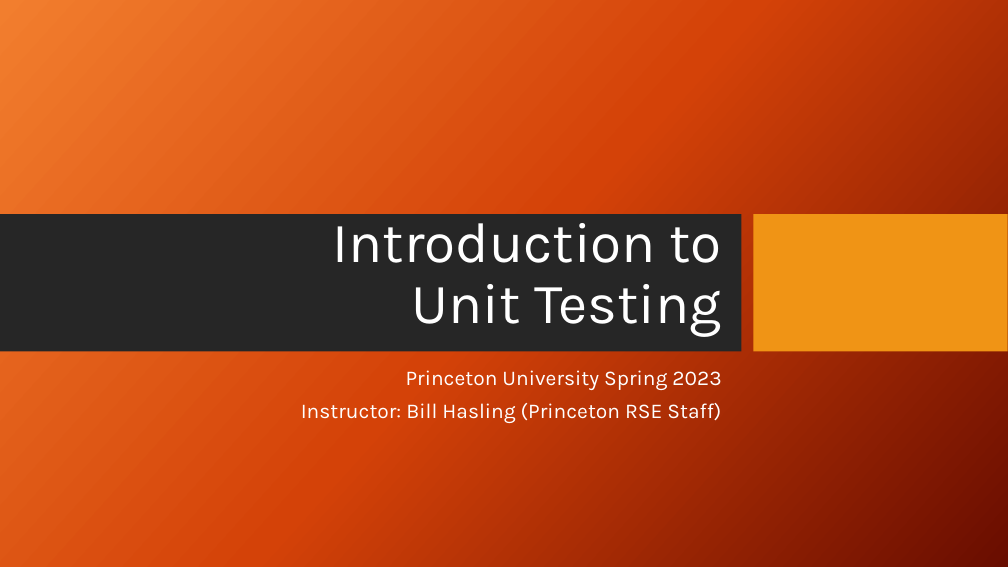
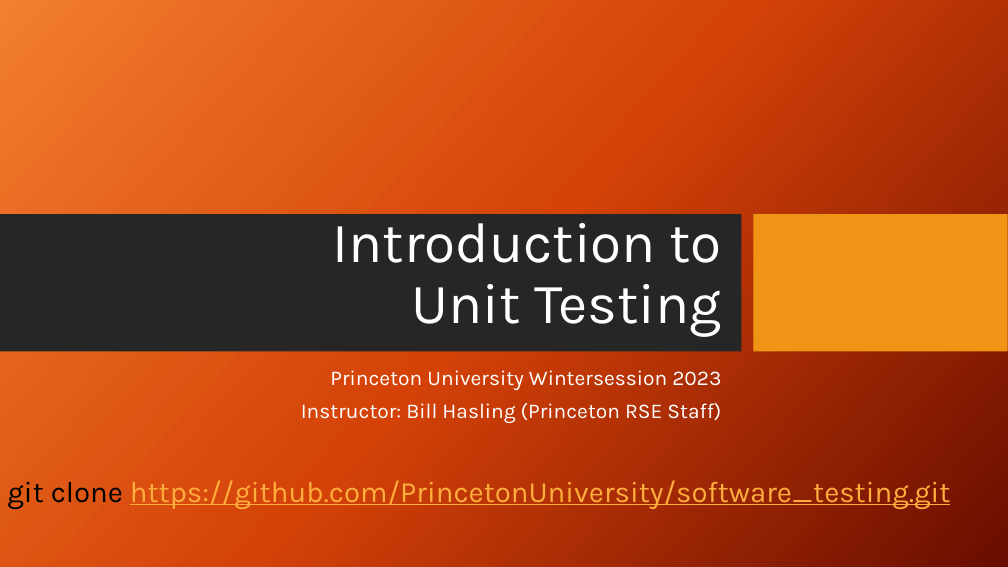
Before and after one commit to PrincetonUniversity/software_testing, a slide deck: slide 1 of UnitTestingSlides.pptx. Drawn at 1008x567 pixels with LibreOffice and Linux fonts; fonts in the diff are those of the drawing; background and template pictures are left out. Boxes give left, top, right and bottom in pixels: in the first picture for what was removed or moved away, otherwise in the second. Text is boxed around its words. In the diff, an @@ line names an element or a change of style, - is before the commit and + after.

```diff
--- a/UnitTestingSlides.pptx
+++ b/UnitTestingSlides.pptx
@@ subtitle at (330,370,721,390): text changed @@
-Princeton University Spring 2023
+Princeton University Wintersession 2023
@@ text added at (7,475,951,509), 28 pt, text #FFAE3E, underline @@
+git clone https://github.com/PrincetonUniversity/software_testing.git
```
Also in this commit, not shown: 2 other slides changed, 3 slides added, 11 other files.
